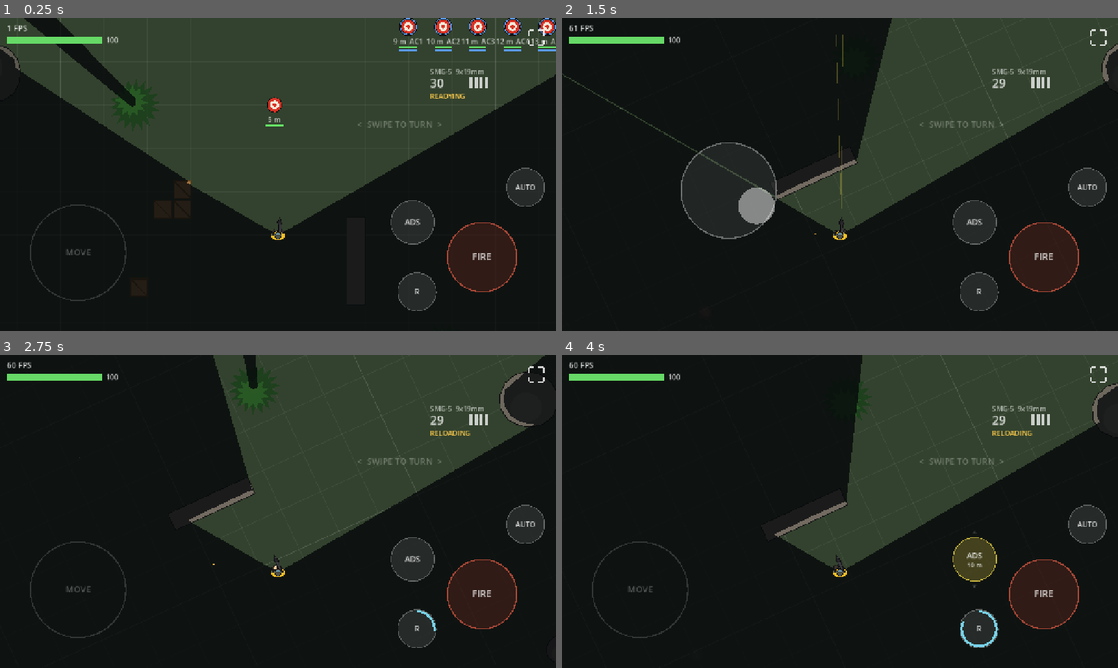
Above: before the commit, frames 1-4 (two rows, left to right).
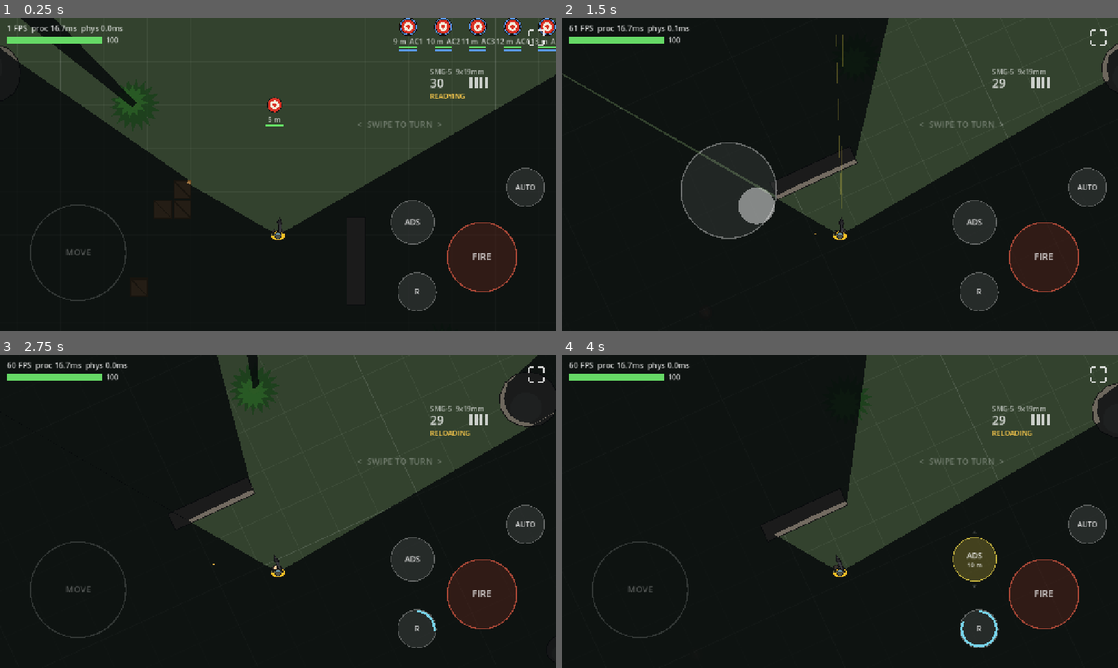
Above: after the commit, the same moments.

Repository: jklrjklr/zhukov
Game: Godot game, scene res://scenes/main.tscn
The game is run twice, just before and just after one commit, with the same random seed, the same clock (stepped at 60 frames per second) and the same inputs.
Inputs (mouse positions are in pixels of both pictures, inside the frame that each line leads up to):
- Up to frame 1 (0.25 s): no input
- Up to frame 2 (1.5 s): tap Enter at 0.5 s; move the mouse to (962, 158) at 0.52 s; hold D 0.53-1.25 s; hold E 0.53-1.25 s; click (962, 158) at 0.67 s; tap Space at 0.77 s; drag from (728, 190) to (812, 237) at 1.27 s
- Up to frame 3 (2.75 s): move the mouse to (333, 442) at 2.02 s; hold D from 2.03 s (still down); tap R at 2.1 s
- Up to frame 4 (4 s): release D at 2.75 s; drag from (812, 574) to (673, 464) at 2.77 s; move the mouse to (1006, 558) at 3.52 s; hold A from 3.53 s (still down); tap F at 3.6 s; tap Space at 3.77 s

The runs differ from the first frame. In frame 1, 0.8% of the frame differs, in the area x 0-34%, y 0-52%; in frame 2, 0.5%; in frame 3, 0.5%; in frame 4, 0.4%.

Commit message:
Zombie packs, attack recovery, AI LOD; quieter SMG-5; shorter zombie sight
- Zombies spawn in packs of 3-6 that wander after a leader (followers keep up);
  seeing the player or being shot alerts pack members within 20 m
- After a swing a zombie stands still for 1.4 s (window to act)
- Sight range 20 -> 12 m
- SMG-5 sound 80 with 15%/m falloff: heard to ~12.8 m (about screen edge)
- AI LOD: zombies >30 m from the player perceive/steer 3x less often
- Vision: 64 rays recast every other tick
- Re-enable hidpi (full resolution); HUD shows process/physics CPU ms

Co-Authored-By: Claude Opus 5.5 <noreply@anthropic.com>
Claude-Session: https://claude.ai/code/session_01CuvFDQ8S82ziWJ7Azt1Yc4

Diff:
--- a/project.godot
+++ b/project.godot
@@ -16,8 +16,6 @@
 window/stretch/mode="canvas_items"
 window/stretch/aspect="expand"
 window/handheld/orientation=4
-; Render at CSS pixel size on high-DPI phones (up to 9x fewer pixels).
-window/dpi/allow_hidpi=false
 
 [input_devices]
 
--- a/scripts/touch_controls.gd
+++ b/scripts/touch_controls.gd
@@ -258,7 +258,10 @@
 		draw_line(c, c + Vector2(l * sx, 0), white, 3.0)
 		draw_line(c, c + Vector2(0, l * sy), white, 3.0)
 
-	draw_string(font, Vector2(16, 30), "%d FPS" % Engine.get_frames_per_second(), HORIZONTAL_ALIGNMENT_LEFT, -1, 18, white)
+	# FPS + CPU time per frame (script/process, physics) for perf reports.
+	var proc_ms := Performance.get_monitor(Performance.TIME_PROCESS) * 1000.0
+	var phys_ms := Performance.get_monitor(Performance.TIME_PHYSICS_PROCESS) * 1000.0
+	draw_string(font, Vector2(16, 30), "%d FPS  proc %.1fms  phys %.1fms" % [Engine.get_frames_per_second(), proc_ms, phys_ms], HORIZONTAL_ALIGNMENT_LEFT, -1, 18, white)
 
 	# Health
 	var hp_frac: float = _player.hp / _player.max_hp
--- a/scripts/vision.gd
+++ b/scripts/vision.gd
@@ -12,8 +12,8 @@
 ## below the player (z_index).
 
 const PX := Firearm.PX_PER_M
-## Rays across the cone.
-const RAYS := 96
+## Rays across the cone (recast every other physics tick).
+const RAYS := 64
 ## px; far edge of the darkness fan (must cover the screen at the widest zoom).
 const FAR := 4000.0
 ## Collision layer that blocks sight (world geometry).
@@ -39,6 +39,7 @@
 var _origin := Vector2.ZERO
 var _forward := Vector2.UP
 var _half_fov := 0.0
+var _tick := 0
 
 
 func _ready() -> void:
@@ -55,7 +56,9 @@
 	_origin = _player.global_position
 	_forward = Vector2.UP.rotated(_player.global_rotation)
 	_half_fov = deg_to_rad(lerpf(fov_degrees, _weapon.stats.ads_fov, _weapon.ads_amount()) / 2.0)
-	_cast_rays()
+	_tick += 1
+	if _tick % 2 == 0 or _ends.is_empty():
+		_cast_rays()
 	_update_concealment(delta)
 	queue_redraw()
 
--- a/scripts/world.gd
+++ b/scripts/world.gd
@@ -12,9 +12,11 @@
 const CRATES := [Vector2(-220, -60), Vector2(-265, -60), Vector2(-220, -105), Vector2(-320, 120)]
 const TREES := [Vector2(-330, -300), Vector2(380, 260)]
 const RANDOM_TREES := 30
-## Zombies kept alive on the map; respawned out of sight, away from the player.
+## Zombies kept alive on the map; respawned in packs out of sight, away from the player.
 const ZOMBIE_COUNT := 24
 const ZOMBIE_MIN_SPAWN_M := 25.0
+const PACK_MIN := 3
+const PACK_MAX := 6
 
 var _dummy_script := preload("res://scripts/target_dummy.gd")
 
@@ -22,6 +24,7 @@
 ## First zombies spawn after a couple of physics ticks, once rocks are in the
 ## physics space (so spawn spots can be checked).
 var _spawn_timer := 0.1
+var _next_pack := 0
 
 
 func _ready() -> void:
@@ -102,28 +105,51 @@
 	var player := get_tree().get_first_node_in_group("player") as Node2D
 	var away := player.global_position if player else Vector2.ZERO
 	var missing := ZOMBIE_COUNT - get_tree().get_nodes_in_group("zombies").size()
-	for i in (missing if first else mini(missing, 1)):
-		_spawn_zombie(away)
-
-
-## Random free spot at least ZOMBIE_MIN_SPAWN_M from `away_from`.
-func _spawn_zombie(away_from: Vector2) -> void:
-	var space := get_world_2d().direct_space_state
+	while missing >= (1 if first else PACK_MIN):
+		var size := mini(randi_range(PACK_MIN, PACK_MAX), missing)
+		missing -= _spawn_pack(away, size)
+		if not first:
+			break
+
+
+## A pack of `size` zombies around a random free spot at least ZOMBIE_MIN_SPAWN_M
+## from `away_from`. Returns how many were spawned.
+func _spawn_pack(away_from: Vector2, size: int) -> int:
+	var center := Vector2.INF
 	for attempt in 30:
-		var p := Vector2(randf_range(-HALF_SIZE + 150, HALF_SIZE - 150), randf_range(-HALF_SIZE + 150, HALF_SIZE - 150))
-		if p.distance_to(away_from) < ZOMBIE_MIN_SPAWN_M * Firearm.PX_PER_M:
-			continue
-		var q := PhysicsShapeQueryParameters2D.new()
-		var c := CircleShape2D.new()
-		c.radius = 24.0
-		q.shape = c
-		q.transform = Transform2D(0.0, p)
-		if not space.intersect_shape(q, 1).is_empty():
+		var p := Vector2(randf_range(-HALF_SIZE + 300, HALF_SIZE - 300), randf_range(-HALF_SIZE + 300, HALF_SIZE - 300))
+		if p.distance_to(away_from) >= ZOMBIE_MIN_SPAWN_M * Firearm.PX_PER_M and _is_free(p):
+			center = p
+			break
+	if center == Vector2.INF:
+		return 1 # give up this round; count it so the loop ends
+	var id := _next_pack
+	_next_pack += 1
+	var lead: Zombie = null
+	var spawned := 0
+	for attempt in size * 6:
+		if spawned >= size:
+			break
+		var p := center if spawned == 0 else center + Vector2.from_angle(randf() * TAU) * randf_range(40.0, 140.0)
+		if spawned > 0 and not _is_free(p):
 			continue
 		var z := Zombie.new()
 		z.position = p
 		add_child(z)
-		return
+		if lead == null:
+			lead = z
+		z.join_pack(id, lead)
+		spawned += 1
+	return maxi(spawned, 1)
+
+
+func _is_free(p: Vector2) -> bool:
+	var q := PhysicsShapeQueryParameters2D.new()
+	var c := CircleShape2D.new()
+	c.radius = 24.0
+	q.shape = c
+	q.transform = Transform2D(0.0, p)
+	return get_world_2d().direct_space_state.intersect_shape(q, 1).is_empty()
 
 
 func _add_static_body(pos: Vector2, shape: Shape2D) -> StaticBody2D:
--- a/scripts/zombie.gd
+++ b/scripts/zombie.gd
@@ -11,8 +11,16 @@
 ##   direct way is blocked it commits to one side for a while, so it walks around
 ##   walls instead of dithering in front of them.
 ## - In reach: winds up and swings an arm; damage lands if the player is still there.
-
-enum State { WANDER, CHASE, SEARCH, ATTACK, DEAD }
+##   Then stands still for recover_time (a window to act).
+## - Packs: zombies spawn in groups that wander after a leader; when one spots the
+##   player or gets shot, the rest of the pack nearby joins the chase.
+## - Far from the player (> LOD_FAR_M) it thinks and steers less often (performance).
+
+enum State { WANDER, CHASE, SEARCH, ATTACK, RECOVER, DEAD }
+
+const LOD_FAR_M := 30.0
+## m: pack members this close get alerted together.
+const PACK_ALERT_M := 20.0
 
 const PX := Firearm.PX_PER_M
 const RADIUS := 15.0
@@ -31,13 +39,15 @@
 @export var wander_ratio := 0.25
 @export var run_ratio := 1.1
 @export var fov_deg := 70.0
-@export var sight_m := 20.0
+@export var sight_m := 12.0
 ## m from body edge to body edge.
 @export var reach_m := 0.7
 @export var attack_damage := 18.0
 ## s from starting the swing to the hit.
 @export var windup := 0.45
 @export var attack_cooldown := 0.9
+## s standing still after a swing.
+@export var recover_time := 1.4
 @export var turn_speed_deg := 240.0
 ## 0..100 hearing sensitivity: hears sounds of at least (100 - hearing) loudness.
 @export var hearing := 90.0
@@ -52,6 +62,11 @@
 
 var hp := 120.0
 var state := State.WANDER
+## Pack membership (set by the spawner). Followers wander after their leader.
+var pack_id := -1
+var leader: Zombie = null
+var _pack_offset := Vector2.ZERO
+var _recover_t := 0.0
 ## m/s, derived from the player's walk speed in _ready.
 var wander_speed := 1.0
 var run_speed := 4.5
@@ -112,7 +127,7 @@
 	var heard := level >= 100.0 - hearing_now
 	if level > DEAFEN_LEVEL:
 		hearing_now = maxf(hearing_now - (level - DEAFEN_LEVEL) * DEAFEN_RATE, MIN_HEARING)
-	if not heard or state == State.CHASE or state == State.ATTACK:
+	if not heard or _engaged():
 		return
 	state = State.SEARCH
 	# Quieter = vaguer idea of where it came from.
@@ -133,10 +148,9 @@
 	if hp <= 0.0:
 		_die(hit.dir)
 		return
-	# Shot: turn on the shooter.
-	if state != State.ATTACK and _player:
-		state = State.CHASE
-		_goal = _player.global_position
+	# Shot: turn on the shooter (and bring the pack).
+	if not _engaged() and _player:
+		_engage(_player.global_position)
 
 
 func _physics_process(delta: float) -> void:
@@ -155,8 +169,10 @@
 	_stagger = maxf(_stagger - delta, 0.0)
 	hearing_now = minf(hearing_now + hearing_recovery * delta, hearing)
 	_tick += 1
-	if _tick % 5 == 0:
+	var far := _player != null and global_position.distance_squared_to(_player.global_position) > pow(LOD_FAR_M * PX, 2)
+	if _tick % (15 if far else 5) == 0:
 		_perceive()
+		_follow_leader()
 
 	var speed := 0.0
 	var face := _steer
@@ -166,6 +182,8 @@
 			if _wander_time <= 0.0 or global_position.distance_to(_goal) < 20.0:
 				_new_wander()
 			speed = wander_speed
+			if _is_follower() and global_position.distance_to(_goal) > 3.0 * PX:
+				speed *= 1.6 # catch up with the pack
 		State.CHASE:
 			speed = run_speed
 			if _player and _can_reach_player():
@@ -179,8 +197,13 @@
 			_update_attack(delta)
 			if _player:
 				face = (_player.global_position - global_position).normalized()
-
-	if state != State.ATTACK and _tick % 3 == 0:
+		State.RECOVER:
+			speed = 0.0
+			_recover_t -= delta
+			if _recover_t <= 0.0:
+				state = State.CHASE
+
+	if state != State.ATTACK and state != State.RECOVER and _tick % (9 if far else 3) == 0:
 		var desired := (_goal - global_position).normalized()
 		_steer = _steer.lerp(_steer_dir(desired), 0.5).normalized()
 		face = _steer
@@ -193,8 +216,8 @@
 	var along := clampf(forward.dot(_steer), 0.2, 1.0) if state != State.ATTACK else 1.0
 	if _stagger > 0.0:
 		speed *= 0.25
-	if state == State.WANDER and _wander_time > 0.0 and fmod(_wander_time, 4.0) < 1.2:
-		speed = 0.0 # shuffle-pause
+	if state == State.WANDER and not _is_follower() and fmod(_wander_time, 4.0) < 1.2:
+		speed = 0.0 # shuffle-pause (followers keep walking to catch up)
 	var target := forward * speed * PX * along
 	velocity = velocity.move_toward(target, 900.0 * delta)
 	move_and_slide()
@@ -214,9 +237,10 @@
 	var touching := dist <= 1.5 * PX
 	var seen := (in_cone or touching) and _line_of_sight(_player)
 	if seen:
-		if state != State.ATTACK:
-			state = State.CHASE
-		_goal = _player.global_position
+		if not _engaged():
+			_engage(_player.global_position)
+		elif state == State.CHASE:
+			_goal = _player.global_position
 	elif state == State.CHASE:
 		state = State.SEARCH # head to last known position
 
@@ -293,7 +317,49 @@
 func _new_wander() -> void:
 	state = State.WANDER
 	_wander_time = randf_range(4.0, 9.0)
-	_goal = global_position + Vector2.from_angle(randf() * TAU) * randf_range(3.0, 10.0) * PX
+	if _is_follower():
+		_goal = leader.global_position + _pack_offset
+	else:
+		_goal = global_position + Vector2.from_angle(randf() * TAU) * randf_range(3.0, 10.0) * PX
+
+
+## Join a pack behind `lead` at a loose offset.
+func join_pack(id: int, lead: Zombie) -> void:
+	pack_id = id
+	leader = lead if lead != self else null
+	_pack_offset = Vector2.from_angle(randf() * TAU) * randf_range(1.0, 2.5) * PX
+
+
+func _is_follower() -> bool:
+	return leader != null and is_instance_valid(leader) and not leader.is_dead()
+
+
+func _follow_leader() -> void:
+	if state == State.WANDER and _is_follower():
+		_goal = leader.global_position + _pack_offset
+
+
+## Busy with the player (won't be distracted by sounds).
+func _engaged() -> bool:
+	return state == State.CHASE or state == State.ATTACK or state == State.RECOVER
+
+
+func _engage(pos: Vector2) -> void:
+	state = State.CHASE
+	_goal = pos
+	_alert_pack(pos)
+
+
+func _alert_pack(pos: Vector2) -> void:
+	if pack_id < 0:
+		return
+	for z in get_tree().get_nodes_in_group("zombies"):
+		var other := z as Zombie
+		if other == self or other.pack_id != pack_id or other._engaged():
+			continue
+		if other.global_position.distance_to(global_position) <= PACK_ALERT_M * PX:
+			other.state = State.CHASE
+			other._goal = pos
 
 
 func _edge_distance_to_player() -> float:
@@ -321,7 +387,8 @@
 			_player.take_damage(attack_damage, global_position)
 	if _attack_t >= windup + 0.3:
 		_cooldown = attack_cooldown
-		state = State.CHASE
+		_recover_t = recover_time
+		state = State.RECOVER
 
 
 func _die(dir: Vector2) -> void:
--- a/weapons/smg5.tres
+++ b/weapons/smg5.tres
@@ -37,8 +37,8 @@
 ergonomics = 72.0
 weight = 2.9
 weapon_length = 0.69
-sound = 100.0
-sound_falloff = 4.0
+sound = 80.0
+sound_falloff = 15.0
 ads_fov = 60.0
 ads_range = 20.0
 ads_spread_mult = 0.6
